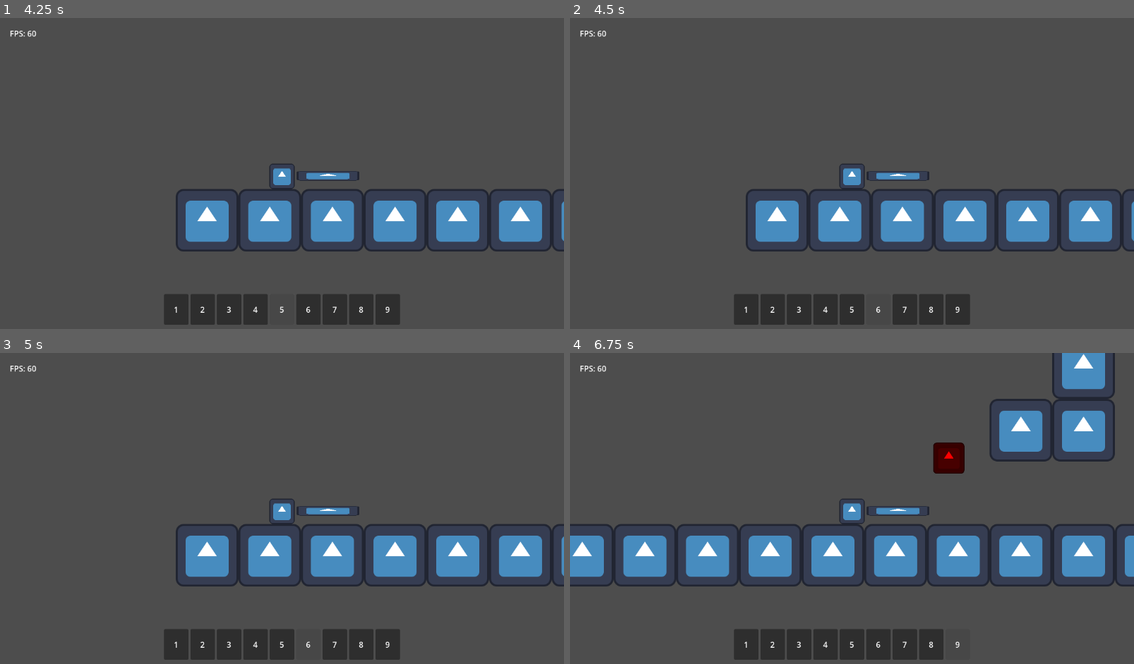
Above: before the commit, frames 1-4 (two rows, left to right).
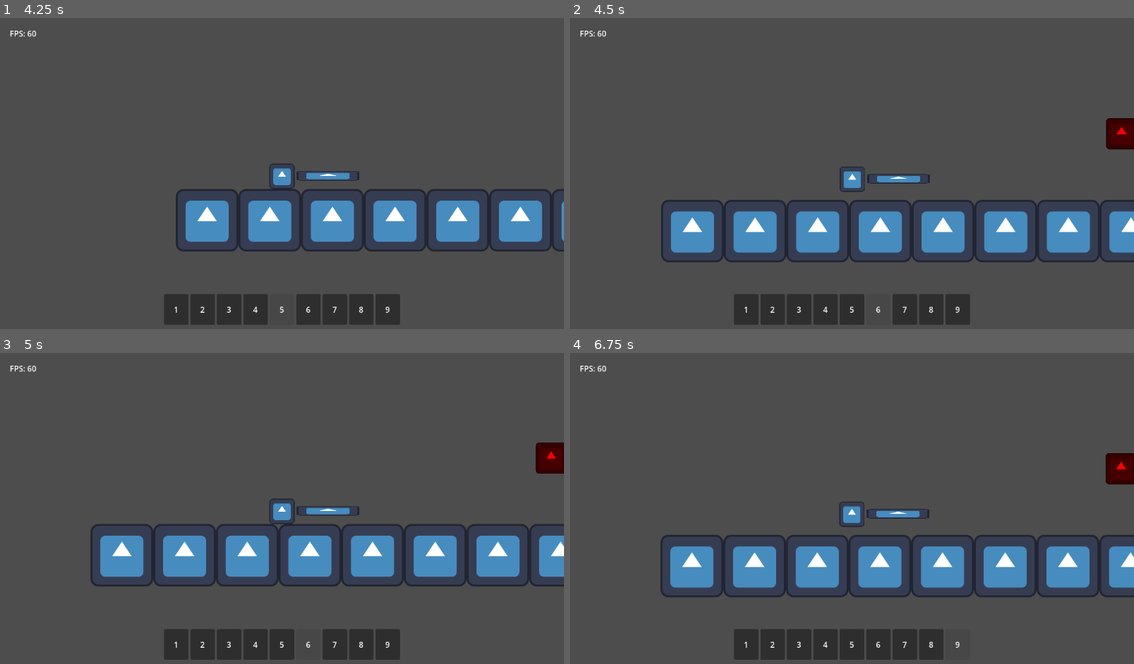
Above: after the commit, the same moments.

Repository: TheHumanMRP/RPG-Life-Tracker
Game: Godot game, scene res://Folders/Systems/Main/Scenes/main_scene.tscn
Same seed, same stepped clock (60 frames per second), same inputs: the game is played once before the commit and once after it. The engine's default icon, where the game draws it, is replaced by a stand-in: a white triangle on a blue panel in a dark square.
Inputs (mouse positions are in pixels of both pictures, inside the frame that each line leads up to):
- Up to frame 1 (4.25 s): drag from (174, 310) to (107, 157) at 0.52 s; drag from (203, 310) to (107, 154) at 1.27 s; tap Enter at 2 s; move the mouse to (231, 310) at 2.02 s; hold A (move_left) 2.03-2.75 s; tap E (equip_item) at 2.1 s; click (231, 310) at 2.17 s; drag from (253, 310) to (389, 164) at 2.77 s; drag from (282, 310) to (327, 176) at 3.52 s
- Up to frame 2 (4.5 s): tap R (respawn) at 4.25 s; drag from (880, 310) to (767, 95) at 4.27 s
- Up to frame 3 (5 s): no input
- Up to frame 4 (6.75 s): tap R (respawn) at 5, 5.65, 6.5 s; move the mouse to (902, 645) at 5.02 s; hold D (move_right) 5.03-5.75 s; tap T (add_test_sword) at 5.1 s; click (902, 645) at 5.17 s; drag from (930, 645) to (846, 499) at 5.77 s; drag from (959, 645) to (897, 511) at 6.52 s

Frame 1 is identical in both runs. In frame 2, 12% of the frame differs, in the area x 16-100%, y 32-79%; in frame 3, 9.4%; in frame 4, 18%, in the area x 0-100%, y 0-79%.
Error before the commit: Invalid access to property or key 'respawn_player' on a base object of type 'Node (Signal_Bus.gd)'. (res://Folders/Systems/Player/player.gd:36)
Error after the commit: Invalid call. Nonexistent function 'kill_self' in base 'CharacterBody2D (player.gd)'. (res://Folders/Systems/Level_Building_Blocks/Scripts/damage_area.gd:81)

Commit message:
Auto commit at 2026-08-08 16:53:06

Diff:
--- a/Folders/Systems/Globals/Signal_Bus.gd
+++ b/Folders/Systems/Globals/Signal_Bus.gd
@@ -4,6 +4,7 @@
 # Player
 # ==============================================
 
+signal respawn_player
 signal player_died
 
 # ==============================================
@@ -47,4 +48,4 @@
 
 func _input(event: InputEvent) -> void:
 	if event.is_action_pressed("respawn"):
-		player_died.emit()
+		respawn_player.emit()
--- a/Folders/Systems/Player/player.gd
+++ b/Folders/Systems/Player/player.gd
@@ -114,4 +114,4 @@
 
 ## Handles player death.
 func dies() -> void:
-	SignalBus.respawn_player.emit()
+	SignalBus.player_died.emit()
